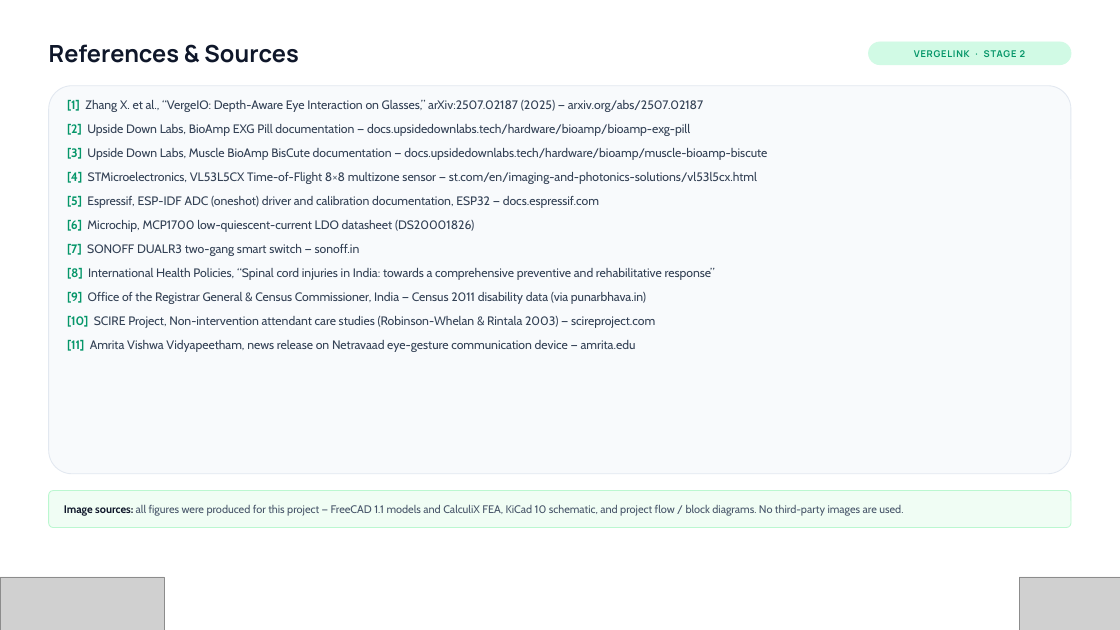
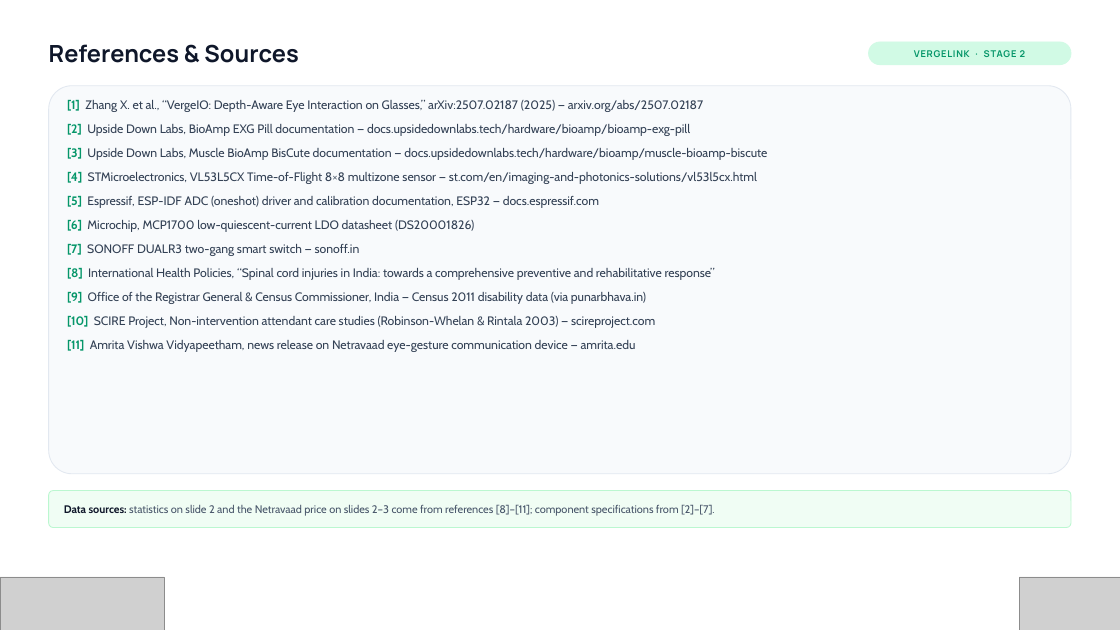
Before and after one commit to amalnathkp13-boop/vergelink, a slide deck: slide 12 of presentation/VergeLink_Vishwakarma_Stage2.pptx (slide 10 before the commit). Drawn at 1120x630 pixels with LibreOffice and Linux fonts; fonts in the diff are those of the drawing; grey boxes stand for pictures; background and template pictures are left out. Boxes give left, top, right and bottom in pixels: in the first picture for what was removed or moved away, otherwise in the second. Text is boxed around its words. In the diff, an @@ line names an element or a change of style, - is before the commit and + after.

Commit message:
Deck: separate Safety, Roadmap, Challenges and Solutions slides; add Image Sources slide (13 slides)

```diff
--- a/presentation/VergeLink_Vishwakarma_Stage2.pptx
+++ b/presentation/VergeLink_Vishwakarma_Stage2.pptx
@@ text at <box>64,505,715,516</box>: text changed @@
-Image sources: all figures were produced for this project — FreeCAD 1.1 models and CalculiX FEA, KiCad 10 schematic, and project flow / block diagrams. No third-party images are used.
+Data sources: statistics on slide 2 and the Netravaad price on slides 2–3 come from references [8]–[11]; component specifications from [2]–[7].
```
Also in this commit, not shown: 2 other slides changed, 3 slides added, 1 other file.
